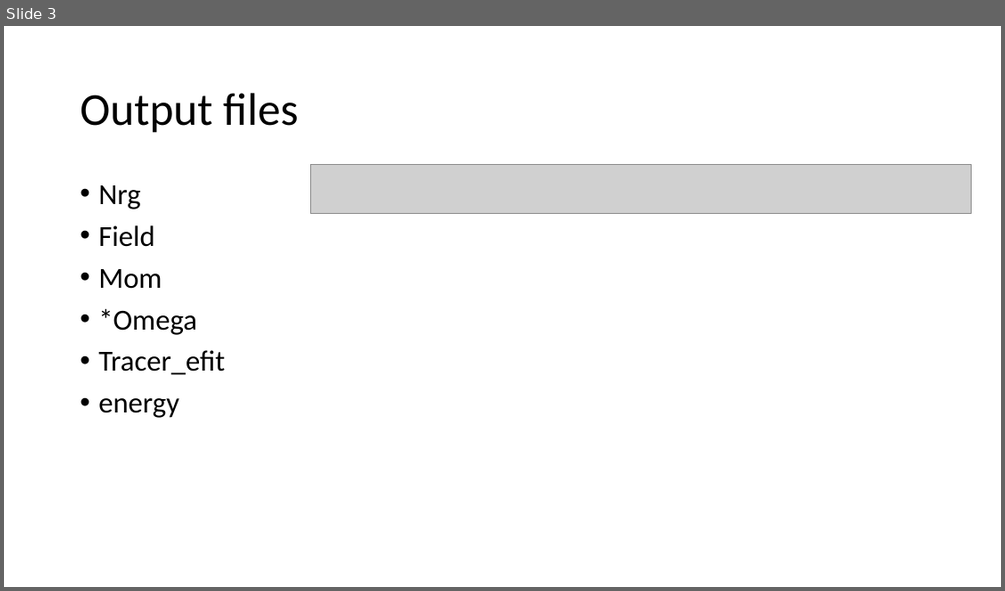
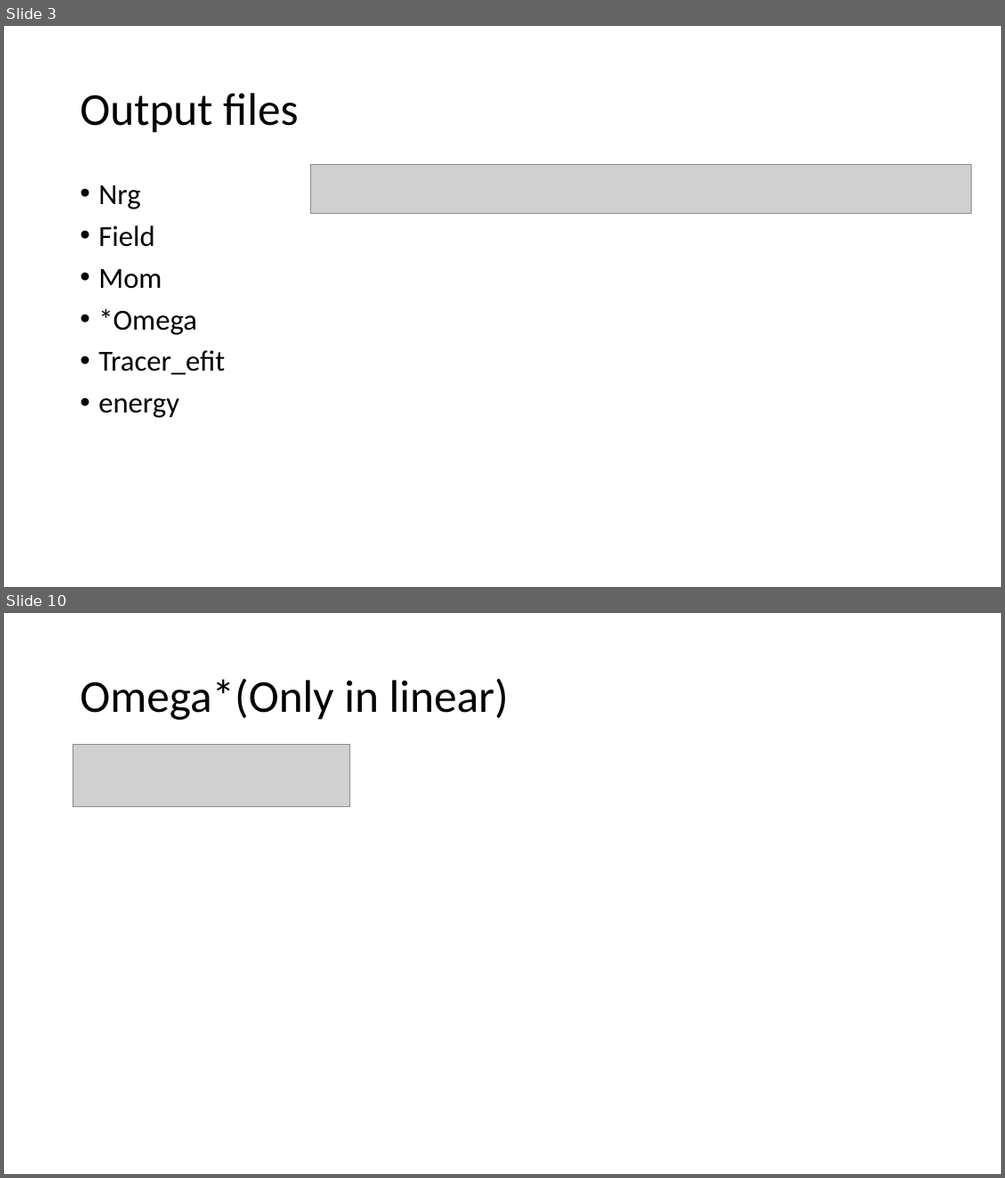
Before and after one commit to maxtcurie/Physics_Helper, a slide deck: Intro_to_GENE/3_Structure_of_output.pptx. Shown one above the other, each under a label of ours: slide 3 before the commit, slides 3 and 10 after it; the slides between them are not shown. The pictures are 1005x591 and 1005x1178 pixels, drawn with LibreOffice and Linux fonts; fonts in the diff are those of the drawing; grey boxes stand for pictures. Boxes give left, top, right and bottom in pixels: in the first picture for what was removed or moved away, otherwise in the second. Text is boxed around its words. In the diff, an @@ line names an element or a change of style, - is before the commit and + after.

```diff
--- a/Intro_to_GENE/3_Structure_of_output.pptx
+++ b/Intro_to_GENE/3_Structure_of_output.pptx
@@ slide 10 added at (x1=4, y1=613, x2=1001, y2=1174), background #FFFFFF @@
@@ title added at (x1=80, y1=678, x2=509, y2=720), 44 pt, text #000000 @@
+Omega*(Only in linear)
@@ picture added at (x1=73, y1=745, x2=350, y2=807) @@
```
Also in this commit, not shown: 3 slides changed, 7 other slides added, 1 slide removed, 2 other files.
